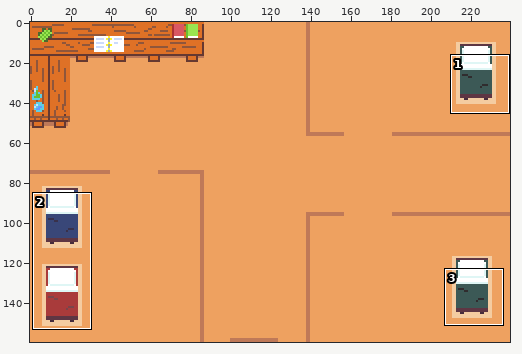
One commit to this pixel-art file: assets/map/background.aseprite. The picture above shows the old version from afar; the outline marks the close-up.
Close-up. The starting point:
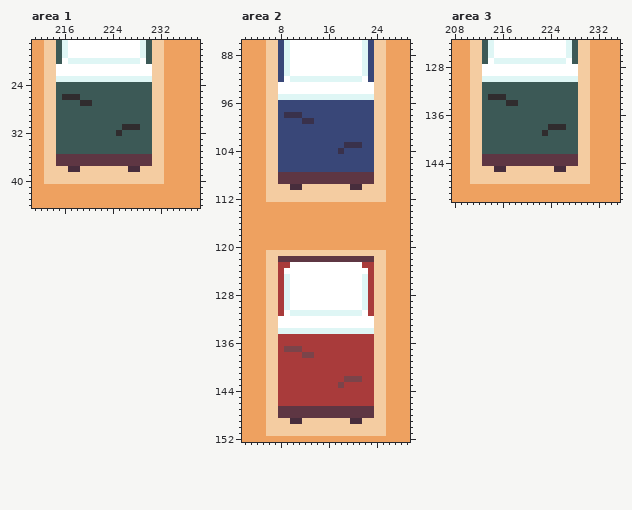
240x160 pixels, 1 frame. Shown: area 1: x 211..238, y 17..44; area 2: x 2..29, y 86..152; area 3: x 208..235, y 124..150.
After:
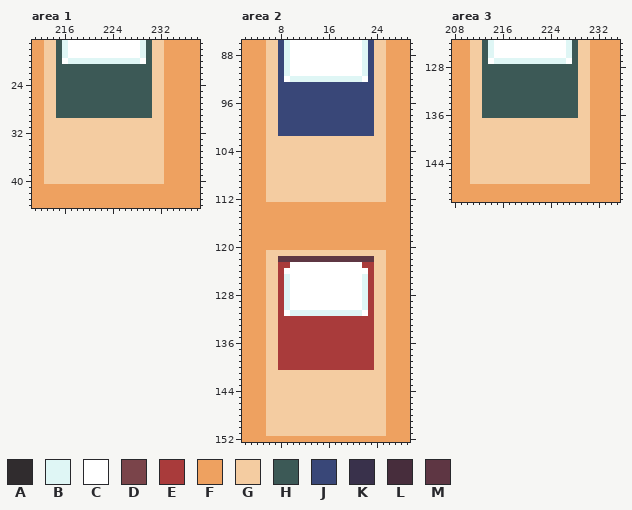
Palette (. is transparent): A #302c2e  B #dff6f5  C #ffffff  D #7a444a  E #a93b3b  F #eea160  G #f4cca1  H #3c5956  J #394778  K #39314b  L #472d3c  M #5e3643
The exact change:
Area 1, layer "Beds":
Colour A gives way to colour G in row 31 at x 226 to 228; in row 32 at x 225.
Colour H gives way to colour G in row 30 at x 215 to 230; in row 31 at x 215 to 225 and 229 to 230; in row 32 at x 215 to 224 and 226 to 230; in rows 33 to 35 at x 215 to 230.
Colour L gives way to colour G in row 38 at x 217 to 218 and 227 to 228.
Colour M gives way to colour G in rows 36 to 37 at x 215 to 230.
Colour A gives way to colour H in row 26 at x 216 to 218; in row 27 at x 219 to 220.
Colour B gives way to colour H in row 23 at x 215 to 230.
Colour C gives way to colour H in rows 21 to 22 at x 215 to 230.
Area 2, layer "Beds":
Colour B gives way to colour E in row 134 at x 8 to 23.
Colour C gives way to colour E in rows 132 to 133 at x 8 to 23.
Colour D gives way to colour E in row 137 at x 9 to 11; in row 138 at x 12 to 13.
Colour D gives way to colour G in row 142 at x 19 to 21; in row 143 at x 18.
Colour E gives way to colour G in row 141 at x 8 to 23; in row 142 at x 8 to 18 and 22 to 23; in row 143 at x 8 to 17 and 19 to 23; in rows 144 to 146 at x 8 to 23.
Colour J gives way to colour G in row 102 at x 8 to 23; in row 103 at x 8 to 18 and 22 to 23; in row 104 at x 8 to 17 and 19 to 23; in rows 105 to 107 at x 8 to 23.
Colour K gives way to colour G in row 103 at x 19 to 21; in row 104 at x 18.
Colour L gives way to colour G in row 110 at x 10 to 11 and 20 to 21; in row 149 at x 10 to 11 and 20 to 21.
Colour M gives way to colour G in rows 108 to 109 at x 8 to 23; in rows 147 to 148 at x 8 to 23.
Colour B gives way to colour J in row 95 at x 8 to 23.
Colour C gives way to colour J in rows 93 to 94 at x 8 to 23.
Colour K gives way to colour J in row 98 at x 9 to 11; in row 99 at x 12 to 13.
Area 3, layer "Beds":
Colour A gives way to colour G in row 138 at x 224 to 226; in row 139 at x 223.
Colour H gives way to colour G in row 137 at x 213 to 228; in row 138 at x 213 to 223 and 227 to 228; in row 139 at x 213 to 222 and 224 to 228; in rows 140 to 142 at x 213 to 228.
Colour L gives way to colour G in row 145 at x 215 to 216 and 225 to 226.
Colour M gives way to colour G in rows 143 to 144 at x 213 to 228.
Colour A gives way to colour H in row 133 at x 214 to 216; in row 134 at x 217 to 218.
Colour B gives way to colour H in row 130 at x 213 to 228.
Colour C gives way to colour H in rows 128 to 129 at x 213 to 228.
